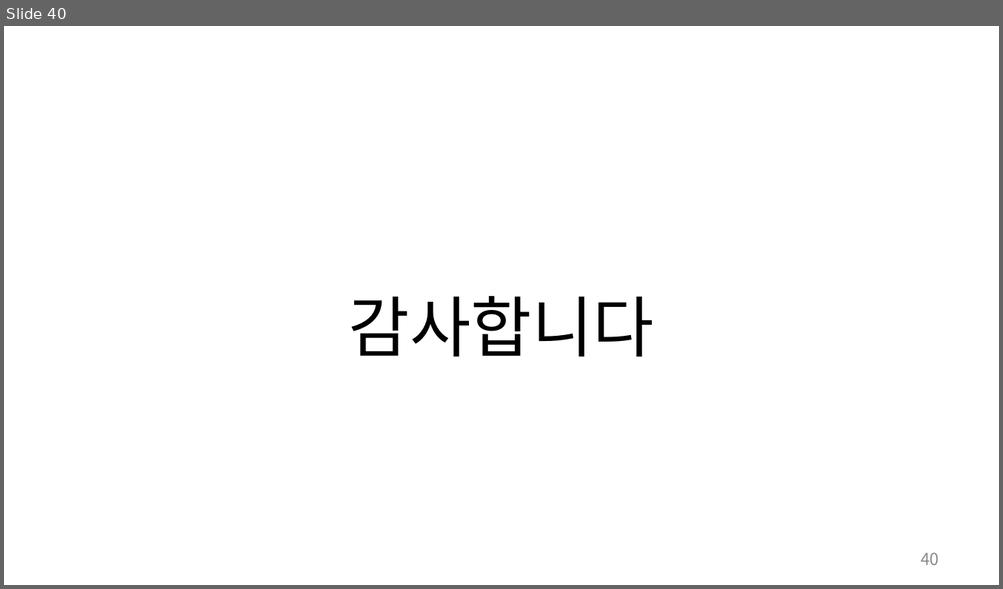
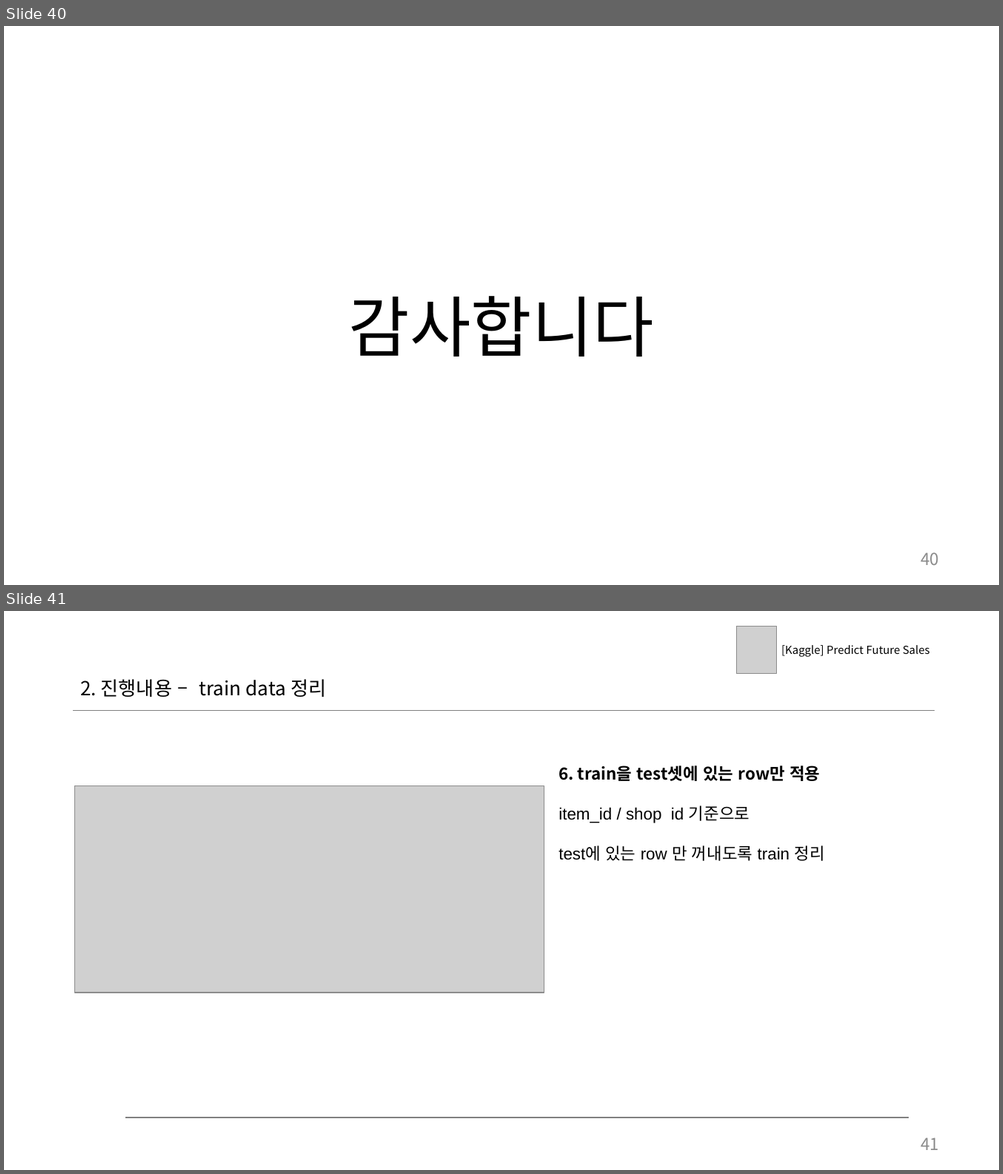
Before and after one commit to LazyerIJ/Kaggle_Study, a slide deck: Competitions/Predict_Future_Sales/doc/jm_03_EDA_ts.pptx. Shown one above the other, each under a label of ours: slide 40 before the commit, slides 40 and 41 after it. The pictures are 1003x589 and 1003x1174 pixels, drawn with LibreOffice and Linux fonts; fonts in the diff are those of the drawing; grey boxes stand for pictures. Boxes give left, top, right and bottom in pixels: in the first picture for what was removed or moved away, otherwise in the second. Text is boxed around its words. In the diff, an @@ line names an element or a change of style, - is before the commit and + after.

```diff
--- a/Competitions/Predict_Future_Sales/doc/jm_03_EDA_ts.pptx
+++ b/Competitions/Predict_Future_Sales/doc/jm_03_EDA_ts.pptx
@@ slide 41 added at [4,611,999,1170], background #FFFFFF @@
@@ picture added at [736,626,776,674] @@
@@ text added at [781,645,930,657], 8 pt, text #000000 @@
+[Kaggle] Predict Future Sales
@@ text added at [80,679,326,697], 14 pt, text #000000 @@
+2. 진행내용 – train data 정리
@@ line added from (73, 710) to (934, 710), #808080 1 pt @@
@@ text added at [558,766,824,861], 12 pt, text #000000 @@
+6. train을 test셋에 있는 row만 적용
+item_id / shop id 기준으로
+test에 있는 row 만 꺼내도록 train 정리
@@ picture added at [74,786,544,993] @@
@@ line added from (125, 1118) to (908, 1118), #808080 1 pt @@
@@ page number added at [920,1138,939,1150], 12 pt, text #8C8C8C @@
+41
```
Also in this commit, not shown: 11 other slides added, 4 other files.
